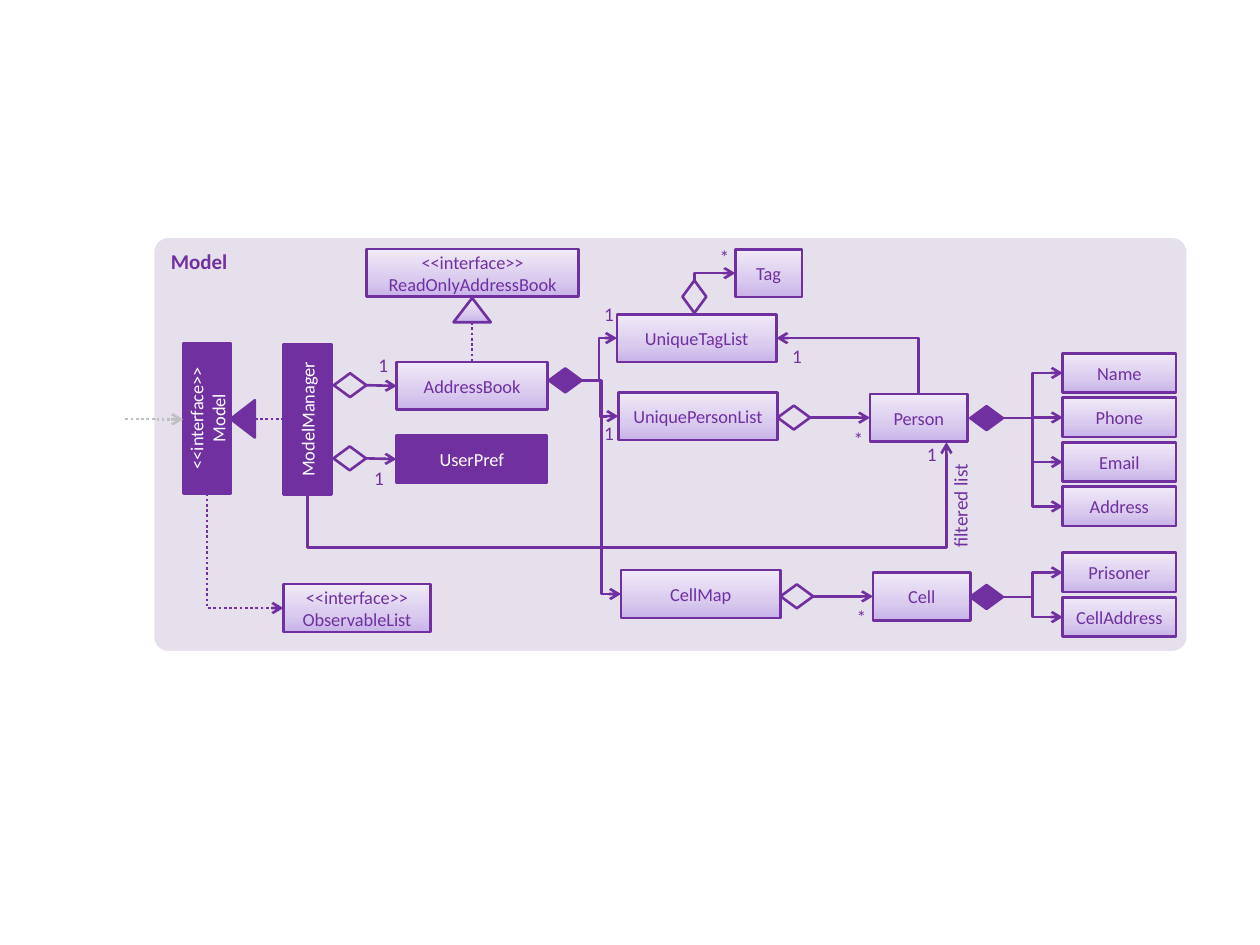
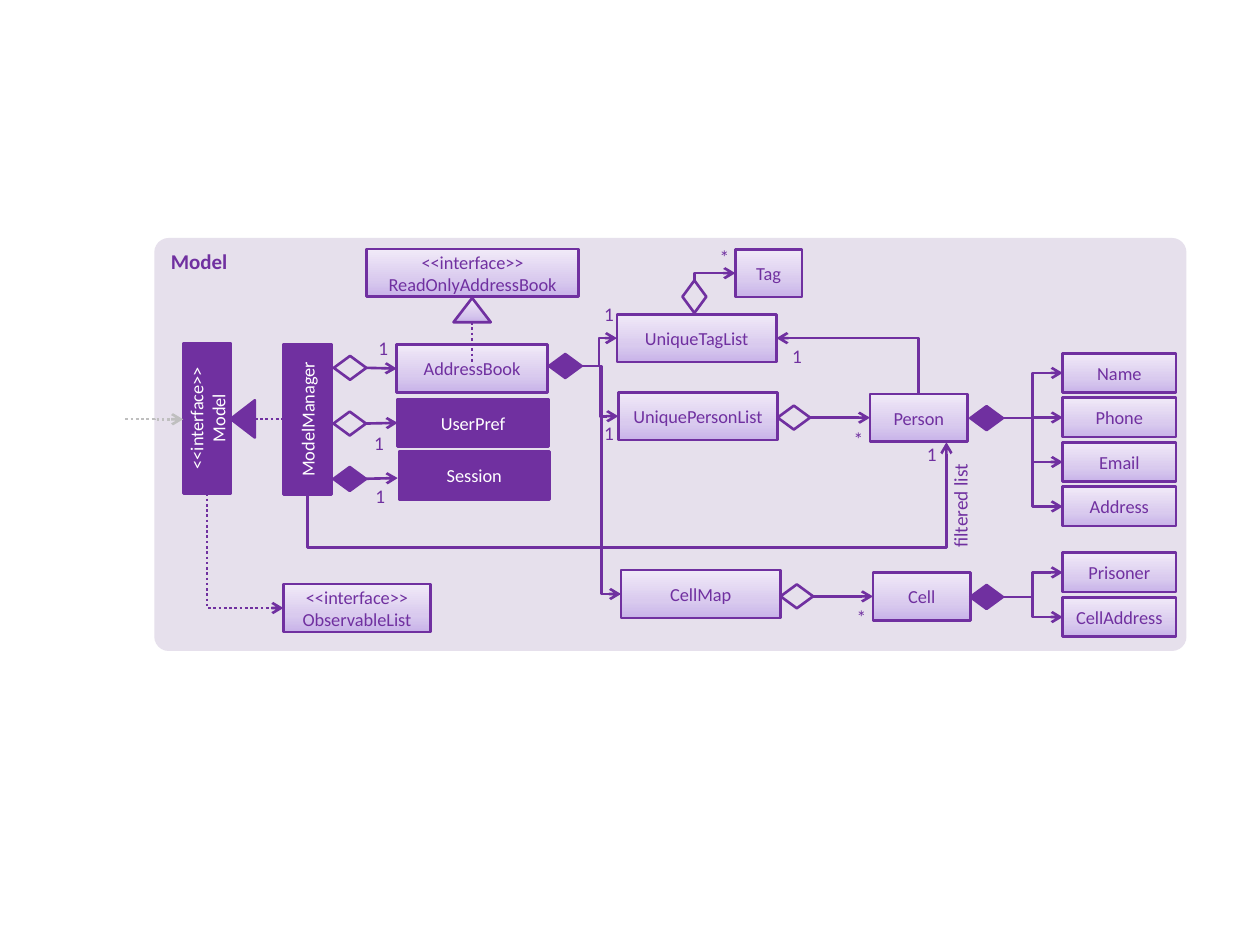
Before and after one commit to sarahgoh97/main, a slide deck: slide 1 of docs/diagrams/ModelComponentClassDiagram.pptx. Drawn at 1260x945 pixels with LibreOffice and Linux fonts; fonts in the diff are those of the drawing. Boxes give left, top, right and bottom in pixels: in the first picture for what was removed or moved away, otherwise in the second. Text is boxed around its words. In the diff, an @@ line names an element or a change of style, - is before the commit and + after.

```diff
--- a/docs/diagrams/ModelComponentClassDiagram.pptx
+++ b/docs/diagrams/ModelComponentClassDiagram.pptx
@@ diamond: place and size @@
-diamond at bbox=[334, 373, 367, 397]
+diamond at bbox=[334, 355, 367, 379]
@@ 1 rectangle, 1 text, 1 diamond: place and size @@
-1 rectangle, 1 text, 1 diamond at bbox=[378, 359, 582, 410]
+1 rectangle, 1 text, 1 diamond at bbox=[378, 342, 582, 393]
@@ elbow arrow moved from (582, 381) - (617, 338) to (582, 367) - (617, 338) @@
@@ arrow moved from (367, 386) - (397, 386) to (367, 368) - (397, 369) @@
@@ elbow arrow moved from (582, 381) - (621, 593) to (582, 367) - (621, 593) @@
@@ elbow arrow moved from (582, 381) - (619, 416) to (582, 367) - (619, 416) @@
@@ 1 text, 1 rectangle, 1 diamond, 1 arrow: place and size @@
-1 text, 1 rectangle, 1 diamond, 1 arrow at bbox=[334, 435, 548, 485]
+1 text, 1 rectangle, 1 diamond, 1 arrow at bbox=[334, 399, 549, 450]
@@ diamond added at bbox=[334, 467, 367, 491], fill #7030A0, outline #7030A0 1.5 pt @@
@@ arrow added from (367, 479) to (398, 478), #7030A0 1.5 pt @@
@@ rectangle added at bbox=[399, 451, 551, 499], fill #7030A0, outline #7030A0 1.5 pt, 10.5 pt, text #FFFFFF @@
+Session
@@ text added at bbox=[375, 490, 385, 503], 11 pt, text #7030A0 @@
+1
```
Also in this commit, not shown: 1 other file.
